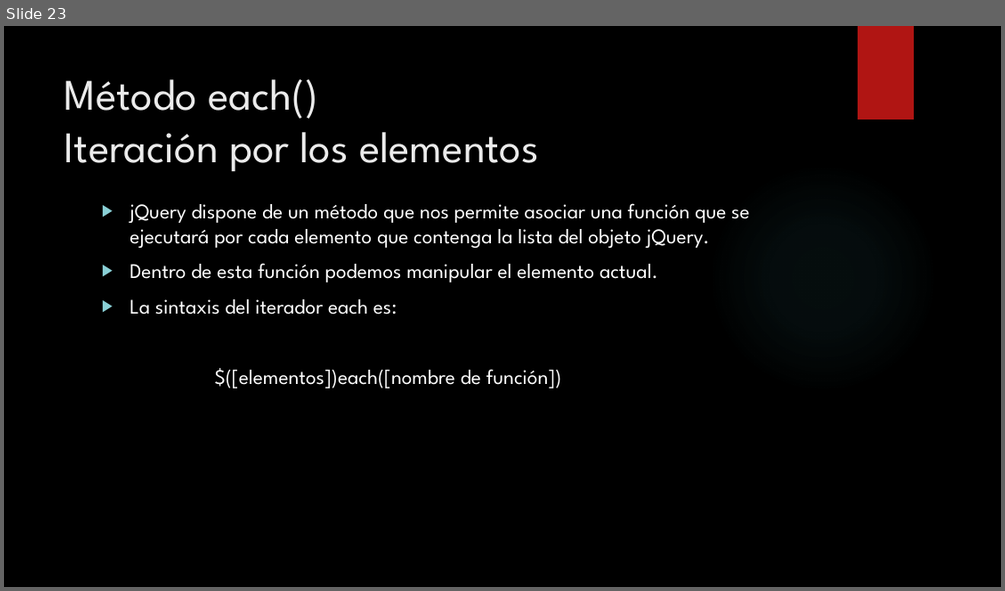
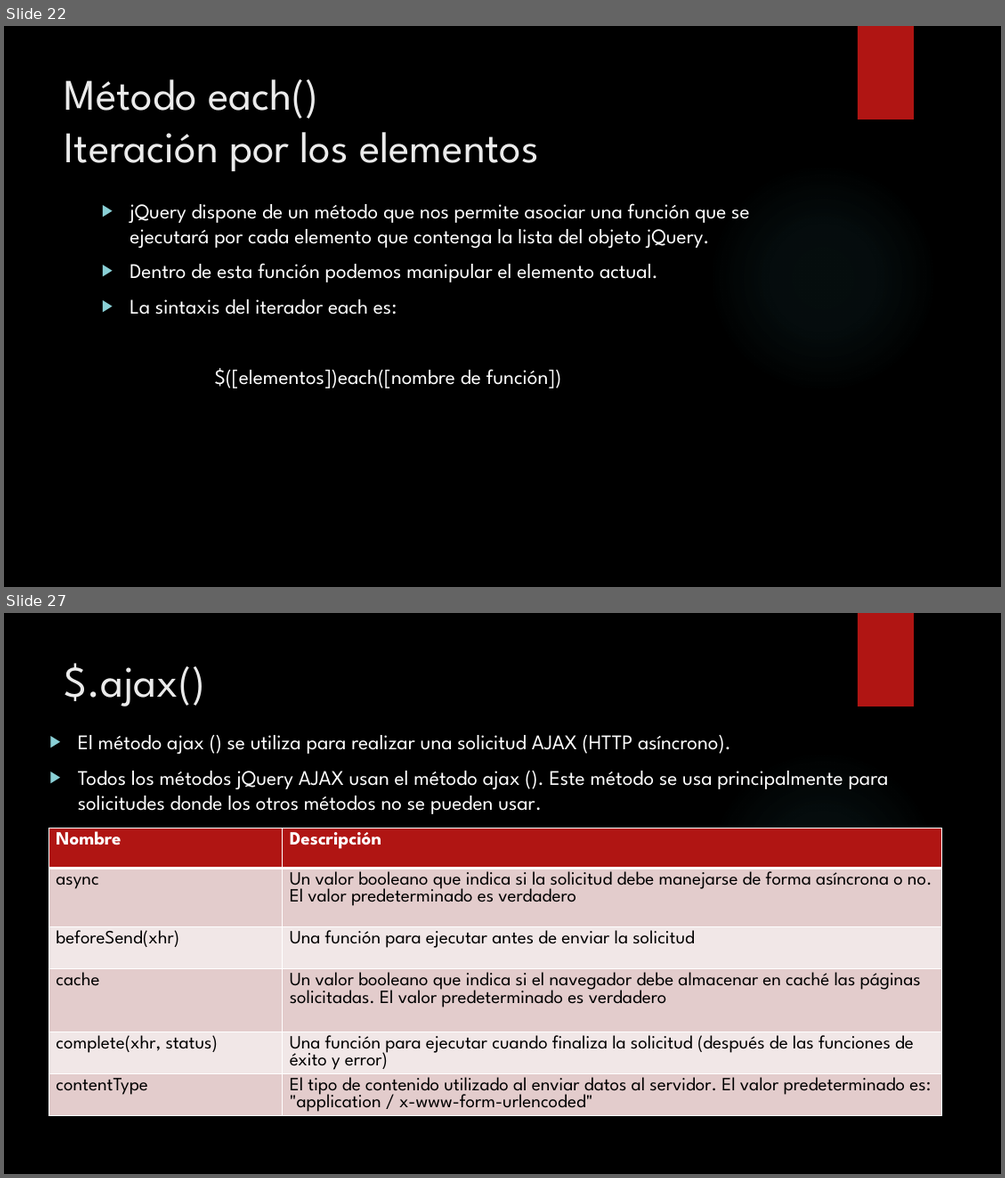
Before and after one commit to yamicamera/cursoJS, a slide deck: JQuery.pptx. Shown one above the other, each under a label of ours: slide 23 before the commit, slides 22 and 27 after it; the slides between them are not shown. The pictures are 1005x591 and 1005x1178 pixels, drawn with LibreOffice and Linux fonts; fonts in the diff are those of the drawing; background and template pictures are left out. Boxes give left, top, right and bottom in pixels: in the first picture for what was removed or moved away, otherwise in the second. Text is boxed around its words. In the diff, an @@ line names an element or a change of style, - is before the commit and + after.

```diff
--- a/JQuery.pptx
+++ b/JQuery.pptx
@@ slide 27 added at [4, 613, 1001, 1174], background picture (left out); not listed: 2 template elements that a slide beside it also shows @@
@@ title added at [65, 663, 205, 706], 42 pt, text #EBEBEB @@
+$.ajax()
@@ text added at [78, 735, 889, 814], 20 pt, text #FFFFFF @@
+▶ El método ajax () se utiliza para realizar una solicitud AJAX (HTTP asíncrono).
+▶ Todos los métodos jQuery AJAX usan el método ajax (). Este método se usa principalmente para solicitudes donde los otros métodos no se pueden usar.
@@ table added at [48, 828, 942, 1147], 6 rows, 2 columns @@
+Nombre | Descripción
+async | Un valor booleano que indica si la solicitud debe manejarse de forma asíncrona o no. El valor predeterminado es verdadero
+beforeSend(xhr) | Una función para ejecutar antes de enviar la solicitud
+cache | Un valor booleano que indica si el navegador debe almacenar en caché las páginas solicitadas. El valor predeterminado es verdadero
+complete(xhr, status) | Una función para ejecutar cuando finaliza la solicitud (después de las funciones de éxito y error)
+contentType | El tipo de contenido utilizado al enviar datos al servidor. El valor predeterminado es: "application / x-www-form-urlencoded"
@@ what was slide 23 is now slide 22 @@
```
Also in this commit, not shown: 8 other slides added, 3 slides removed.
